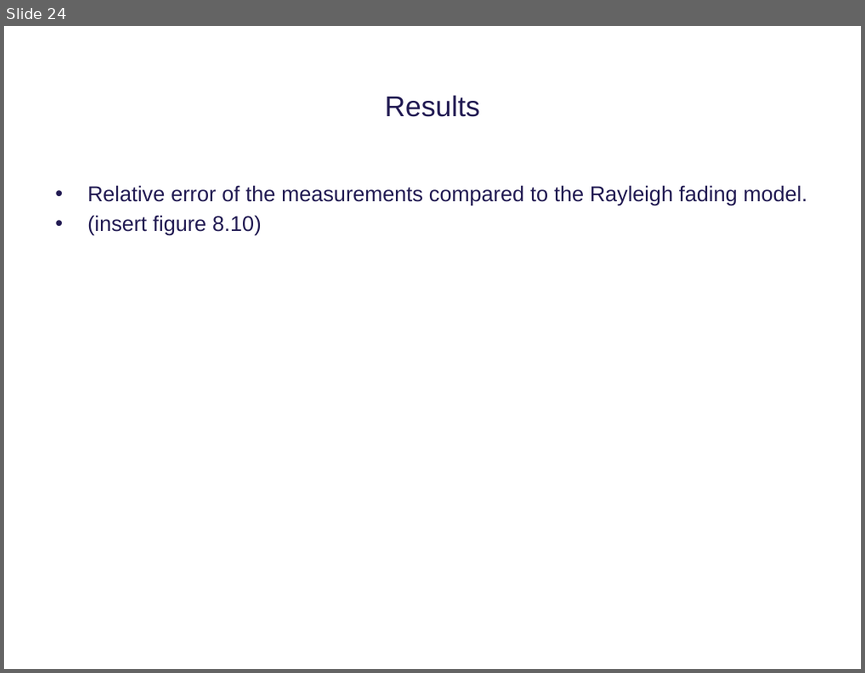
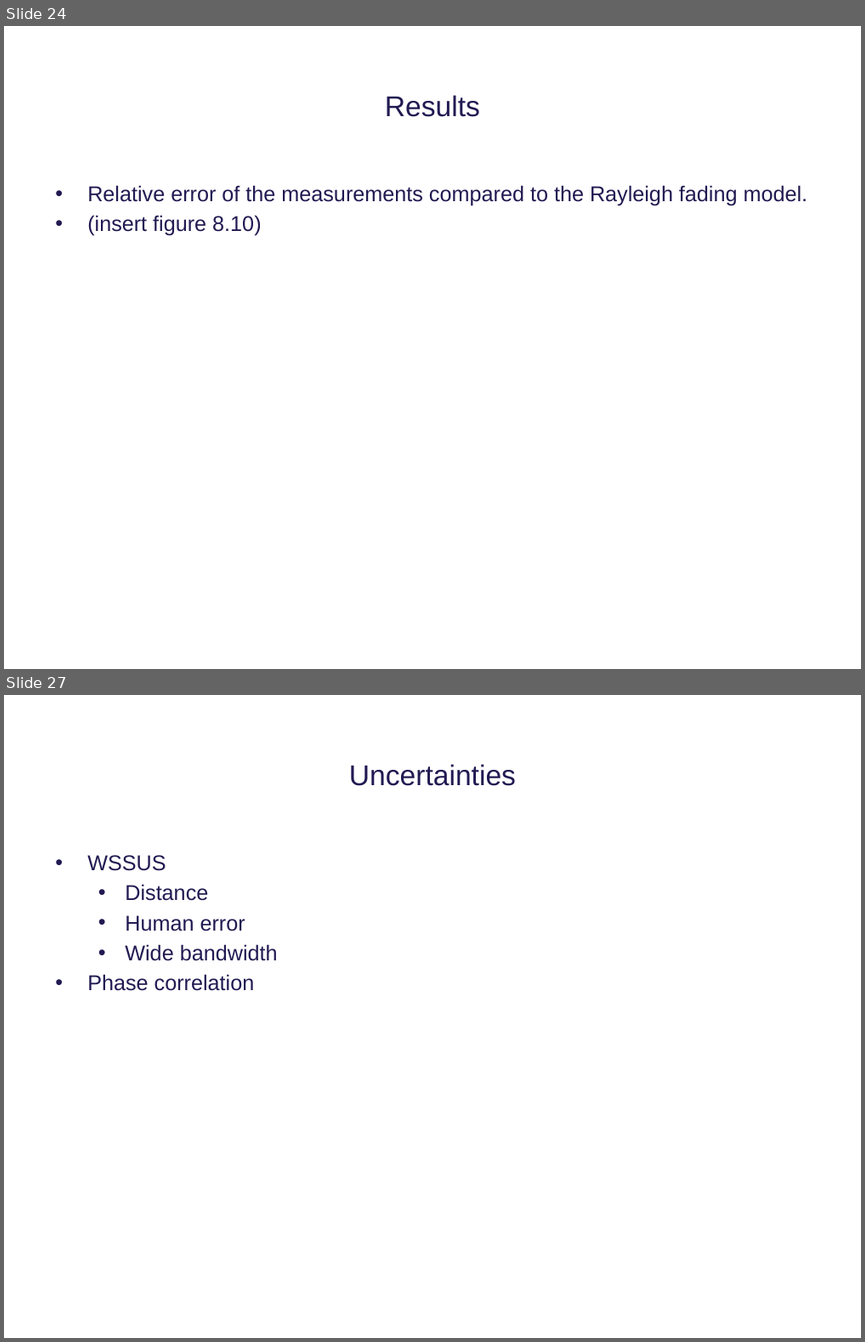
Before and after one commit to tkjj13/P8, a slide deck: ppt/premature ppt.pptx. Shown one above the other, each under a label of ours: slide 24 before the commit, slides 24 and 27 after it; the slides between them are not shown. The pictures are 865x673 and 865x1342 pixels, drawn with LibreOffice and Linux fonts; fonts in the diff are those of the drawing; background and template pictures are left out. Boxes give left, top, right and bottom in pixels: in the first picture for what was removed or moved away, otherwise in the second. Text is boxed around its words. In the diff, an @@ line names an element or a change of style, - is before the commit and + after.

```diff
--- a/ppt/premature ppt.pptx
+++ b/ppt/premature ppt.pptx
@@ slide 27 added at (4, 695, 861, 1338), background #FFFFFF @@
@@ title added at (349, 764, 516, 786), 24 pt, text #211A52 @@
+Uncertainties
@@ text added at (87, 855, 278, 991), 18 pt, text #211A52 @@
+• WSSUS
+  • Distance
+  • Human error
+  • Wide bandwidth
+• Phase correlation
```
Also in this commit, not shown: 4 other slides added, 2 slides removed.
